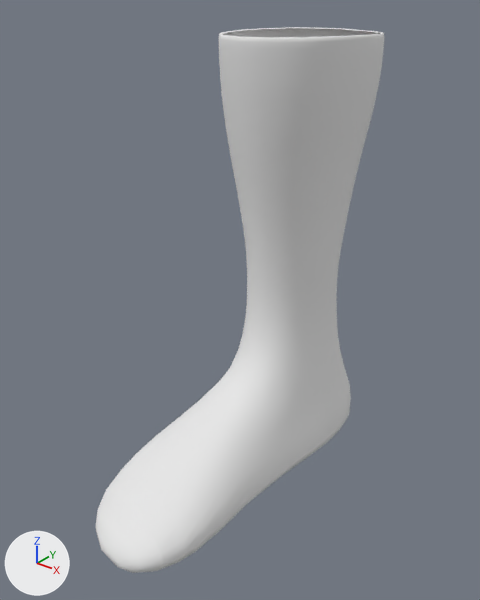
The OBJ model public/models/Extended-Crew/body.obj, before and after one commit.
Rendered twice from a 50 mm lens placed at (-0.28, -3.4, 7.47), pointed at (-3.63, 0.78, 4.87). Arrows for +X, +Y and +Z are at lower left; the lights stay in place. Where no turn or scale is listed for an object, it has been applied to the vertices.

Objects in the first picture: 'body_Cylinder.001', 'heel_Cylinder.002', 'toe_Cylinder.000', 'welt_Cylinder.004'.
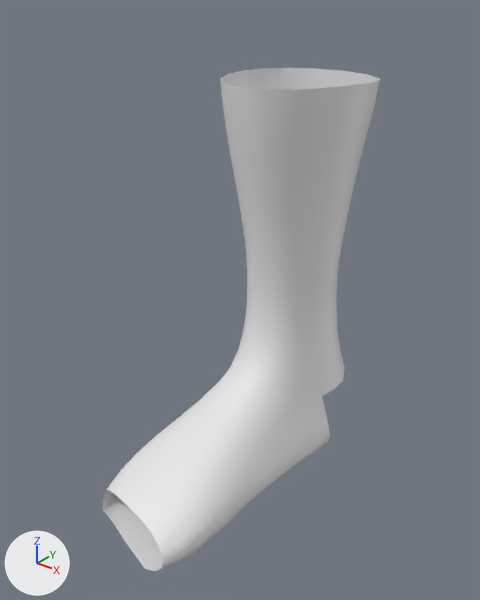
Boxes [x1, y1, x2, y2] around the edits, measured in the pictures (480 x 600 px):
'welt_Cylinder.004', deleted: before [219, 27, 384, 90]
'toe_Cylinder.000', deleted: before [96, 489, 163, 573]
'heel_Cylinder.002', deleted: before [322, 370, 351, 441]

The change in detail:
Object 'heel_Cylinder.002' (ob_heel_cylinder_002) is deleted.
Object 'toe_Cylinder.000' (ob_toe_cylinder_000) is deleted.
Object 'welt_Cylinder.004' (ob_welt_cylinder_004) is deleted.
